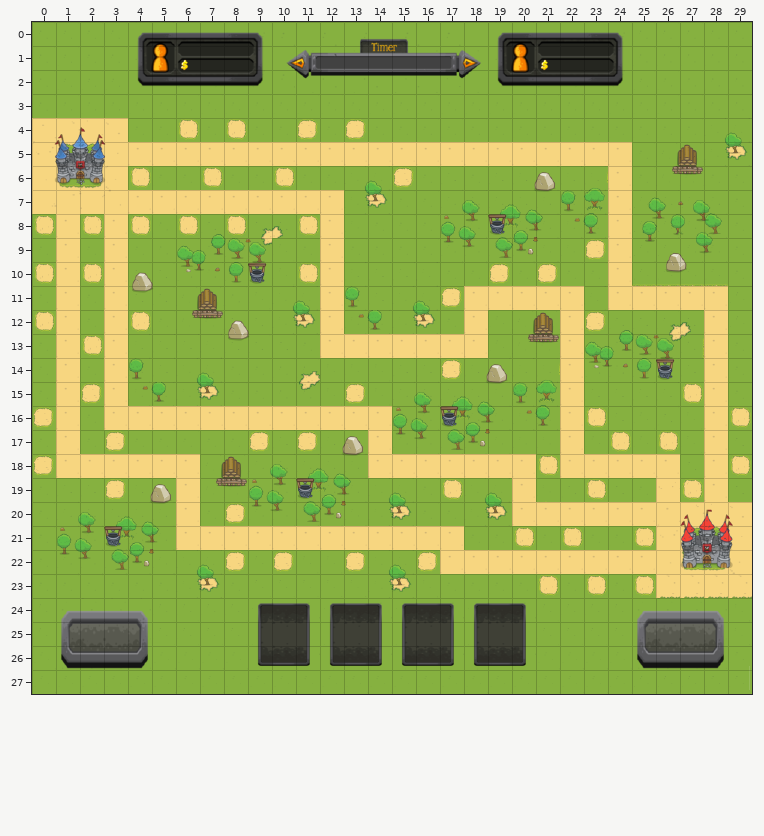
Tiled map, stored at core/assets/map/map.tmx. That is the earlier state.
Cells are 32x32 px. Shown: x 0..29, y 0..27.
Now the later version:
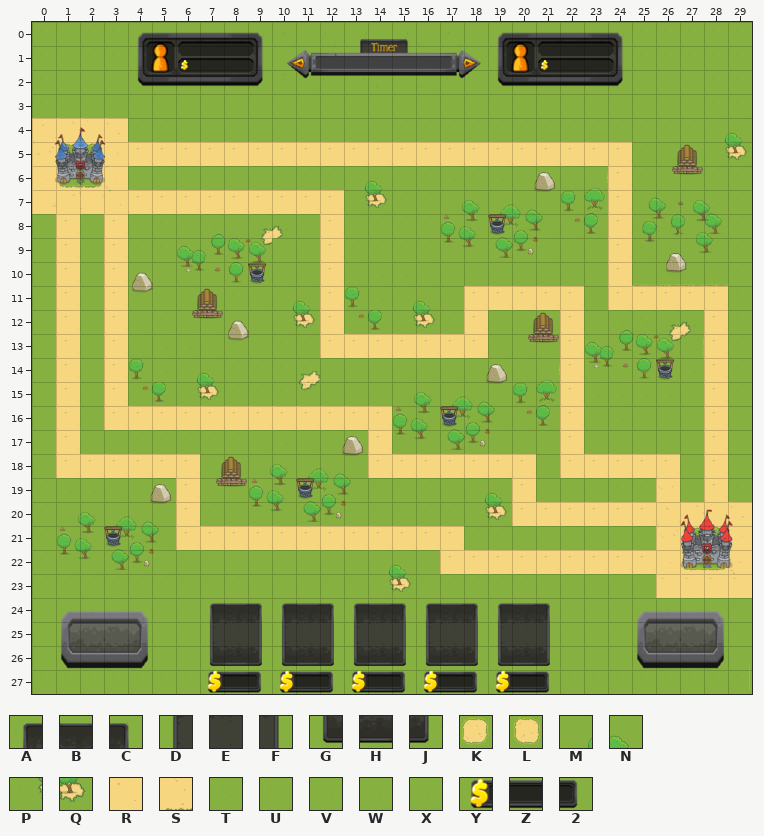
Key: from "imgH": A 0, B 1, C 2, D 3, E 4, F 5, G 6, H 7, J 8; from "map": K 28, L 28 turned 90, M 278, N 279, P 302, Q 303, R 357, S 358, T 408, U 417, V 432, W 441, X 451; from "price": Y 0, Z 1, 2 2.
_ is an empty cell.
The author wrote: ALT-45 Add place holders and map details
The exact change:
Layer "Tile Layer 1":
y 4: x 6 L -> U; x 8 L -> U; x 11 K -> U; x 13 K -> U
y 6: x 4 L -> U; x 7 L -> U; x 10 L -> U; x 15 K -> U
y 8: x 0 L -> U; x 2 L -> U; x 4 L -> U; x 6 L -> U; x 8 L -> U; x 11 L -> U
y 9: x 23 K -> U
y 10: x 0 L -> U; x 2 L -> U; x 11 L -> U; x 19 K -> U; x 21 K -> U
y 11: x 17 K -> U
y 12: x 0 L -> U; x 4 L -> U; x 23 K -> U
y 13: x 2 L -> U
y 14: x 17 K -> U
y 15: x 2 K -> U; x 13 K -> U; x 27 L -> U
y 16: x 0 K -> U; x 23 L -> U; x 29 L -> U
y 17: x 3 K -> U; x 9 K -> U; x 11 K -> U; x 24 L -> U; x 26 L -> U
y 18: x 0 K -> U; x 21 L -> U; x 29 L -> U
y 19: x 3 K -> U; x 14..15 MN -> XX; x 17 L -> U; x 23 L -> U; x 27 L -> U
y 20: x 8 K -> U; x 14..15 PQ -> XX
y 21: x 20 L -> U; x 22 L -> U; x 25 L -> U
y 22: x 6..8 MNK -> XXU; x 10 K -> U; x 13 K -> U; x 16 K -> U
y 23: x 6..7 PQ -> XX; x 21 L -> U; x 23 L -> U; x 25..29 LSSSS -> URRRR
y 24: x 7..21 UUABCABCABCABCU -> ABCABCABCABCABC
y 25: x 7..21 WWDEFDEFDEFDEFW -> DEFDEFDEFDEFDEF
y 26: x 7..21 TTGHJGHJGHJGHJT -> GHJGHJGHJGHJGHJ
y 27: x 7..21 VVVVVVVVVVVVVVV -> YZ2YZ2YZ2YZ2YZ2
